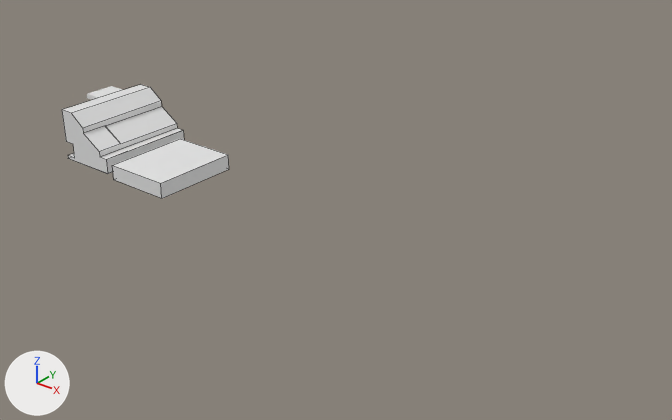
A saved change to the Blender file IE_building.blend.
One viewpoint serves both versions: a camera (50 mm lens) standing at (126.0, -96.9, 56.8) and looking at (52.9, -5.5, 0.1). Every picture has the same lights, and +X, +Y and +Z are marked at lower left. Mesh edges are drawn as thin lines on the coarser meshes.

The scene before the commit, as lines of its bpy script (objects in view):
```python
me_cube_006 = bpy.data.meshes.new('Cube.006')
me_cube_006.from_pydata(...)  # 51 vertices, 32 faces; spans x -1.0..1.0, y -1.71..1.0, z -1.11..1.0
me_cube_007 = bpy.data.meshes.new('Cube.007')
me_cube_007.from_pydata(...)  # a box spanning x -1.0..1.0, y -1.0..1.0, z -1.0..1.0
ob_cube_001 = bpy.data.objects.new('Cube.001', me_cube_006)
ob_cube_001.location = (9.0, -4.1, 2.4)
ob_cube_001.scale = (5.0, 6.0, 4.0)
ob_cube_002 = bpy.data.objects.new('Cube.002', me_cube_007)
ob_cube_002.location = (23.0, -9.0, -0.2)
ob_cube_002.scale = (5.44, 7.0, 1.21)
```
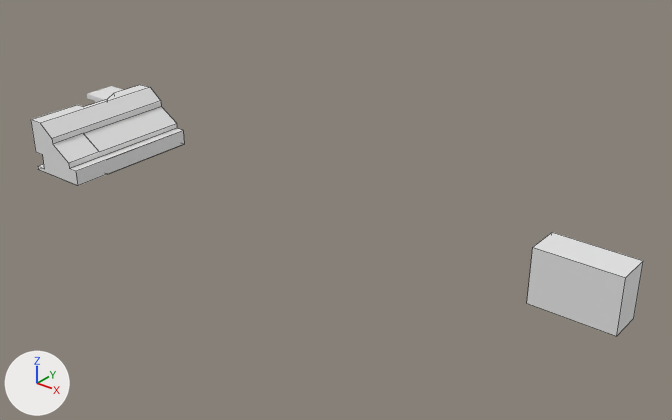
Location of each change, (x1, y1, x2, y2) in pixels of the pictures (672 x 420 px):
'Cube.002', moved, rescaled (75% taller): before (112, 139, 229, 198); after (527, 232, 643, 336)
'Cube.001', reshaped, moved, rescaled (25% wider, 13% taller): before (62, 85, 184, 174); after (31, 85, 184, 186)
part 1 of me_cube_006, built on: before (62, 85, 150, 113); after (31, 85, 150, 123)

Patch to the scene script:
```diff
--- a/IE_building.blend.py
+++ b/IE_building.blend.py
@@ me_cube_006 @@
 # used by ob_cube_001; location = (9.0, -4.1, 2.4); scale = (5.0, 6.0, 4.0)
-me_cube_006.from_pydata(...)  # 51 vertices, 32 faces; spans x -1.0..1.0, y -1.71..1.0, z -1.11..1.0
+me_cube_006.from_pydata(...)  # 61 vertices, 37 faces; spans x -1.0..1.0, y -1.71..1.0, z -1.11..1.0
+# me_cube_006 part 1
+# 3 faces are deleted
+# 5 vertices are added at (-1.0, -0.62, -0.36), (-0.68, -0.04, -0.36), (-0.68, -0.62, -0.36), (-0.68, -0.04, -0.36), (-1.0, 0.29, -0.36)
+# 5 new vertices lie (0.0, 0.0, 1.36) away from vertices in x -1.0..-0.68, y -0.62..0.29, z -0.36
+# 8 new faces join them
@@ ob_cube_001 @@
 ob_cube_001 = bpy.data.objects.new('Cube.001', me_cube_006)
-ob_cube_001.location = (9.0, -4.1, 2.4)
-ob_cube_001.scale = (5.0, 6.0, 4.0)
+ob_cube_001.location = (9.0, -6.3, 2.4)
+ob_cube_001.scale = (5.0, 8.11, 4.0)
@@ ob_cube_002 @@
 ob_cube_002 = bpy.data.objects.new('Cube.002', me_cube_007)
-ob_cube_002.location = (23.0, -9.0, -0.2)
-ob_cube_002.scale = (5.44, 7.0, 1.21)
+ob_cube_002.location = (91.1, -9.0, 3.9)
+ob_cube_002.scale = (5.44, 2.35, 3.67)
```
